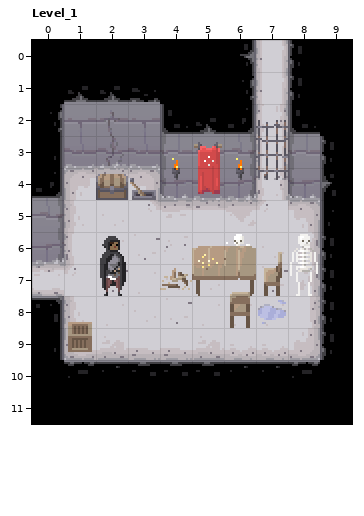
Two states of a LDtk project, src/commonMain/resources/gfx/dungeon_tilesmap_calciumtrice.ldtk. This is how it looked before the edit.
Cells are 16x16 px. Shown: Level_1 x 0..9, y 0..11. The commit also changed other parts of the map, which this record leaves out.
The result:
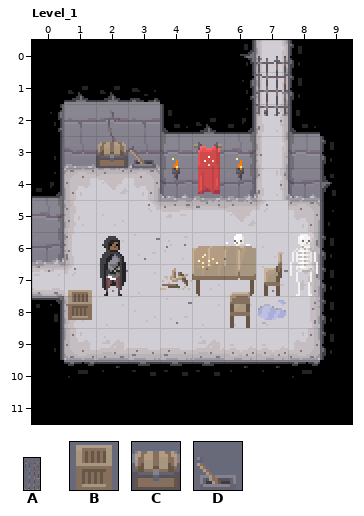
Key: from "Dungeon_tileset_calciumtrice": A 335, B 570, C 572, D 585.
Objects are placed by their top-left corner, in cells (3,4 is the top-left corner of cell 3,4); size is 1x1 cell unless given.
The edit:
Layer "Entities":
changed: A "Door" at 7,2.4 size 1x2 -> A "Door" at 7,0.4 size 1x2
changed: C "Chest" at 2,4 -> C "Chest" at 2,3
changed: B "Chest" at 1,8.8 -> B "Chest" at 1,7.8
changed: D "Lever" at 3,4 -> D "Lever" at 3,3
Pixel boxes of the changes (left, top, right, bottom) in both pictures:
changed: (256, 56, 288, 180)
changed: (96, 142, 156, 200)
changed: (68, 290, 92, 352)
